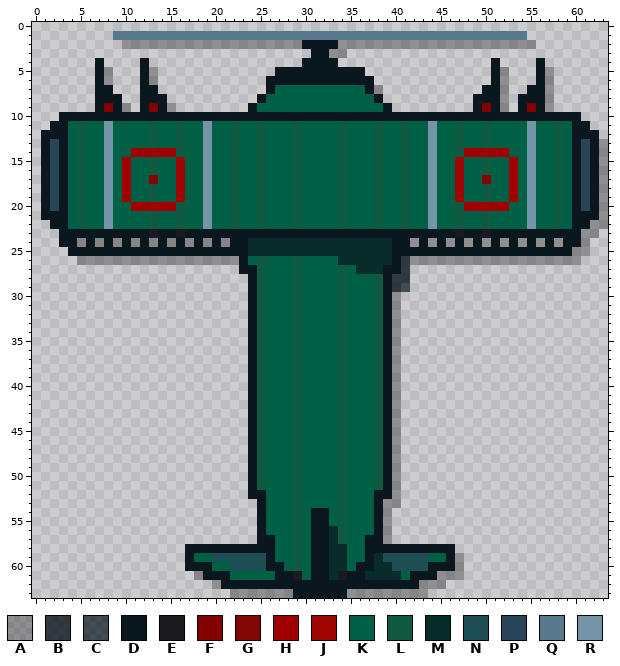
One commit to this pixel-art sprite: images/user_plane_images/user_plane_2.png. That is the earlier state.
The file is 64x64 pixels. Colours within 5 levels of each other are drawn and written as one.
Palette (. is transparent): A #0000004d  B #0a141ccb  C #0b171fb5  D #0b171f  E #1a1a1f  F #810000  G #810604  H #a20000  J #9e0604  K #006045  L #105a41  M #082c2a  N #1c4e54  P #28465a  Q #58788d  R #7495a8
The same view after the edit:
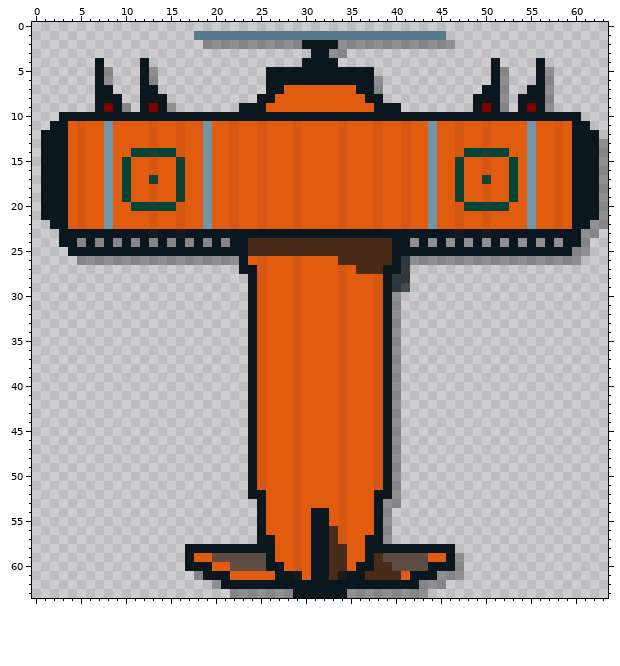
Commit message: planes dipslay info fixed
Diff:
Colour H changes from #a20000 to #004538.
Colour J changes from #9e0604 to #104335.
Colour K changes from #006045 to #e15c0f.
Colour L changes from #105a41 to #d65711.
Colour M changes from #082c2a to #492b1a.
Colour N changes from #1c4e54 to #5d4d44.
Colour A is added in row 6 at x 38.
Colour D is added in row 5 at x 26 and 37; in row 9 at x 23 and 40.
Colour D replaces colour K in row 7 at x 27 and 36; in row 8 at x 26 and 37; in row 9 at x 25 and 38.
Colour D replaces colour P in rows 13 to 20 at x 2 and 61.
Colour J replaces colour G in row 17 at x 13 and 50.
Colour A is removed in row 2 at x 10 to 18 and 47 to 55.
Colour Q is removed in row 1 at x 9 to 17 and 46 to 54.
Boxes around the changes in both pictures, in picture pixels (x1, y1, x2, y2):
erased: (113, 31, 203, 49)
erased: (446, 31, 536, 49)
changed: (50, 67, 590, 580)
